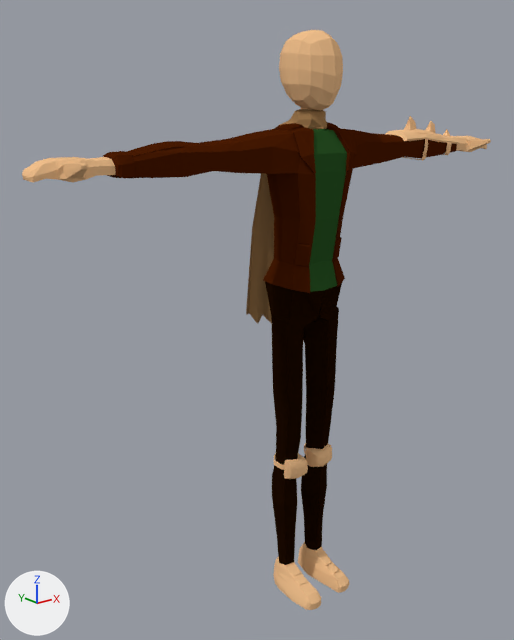
A saved change to the Blender file Models/MC_Model_Clothes.blend.
One viewpoint serves both versions: a 50 mm camera at (-5.44, -5.94, 2.57) aimed at (-0.43, 0.32, 0.06). Arrows for +X, +Y and +Z are at lower left; the lights stay in place.

The scene before the commit, as lines of its bpy script (objects in view):
```python
me_cube_002 = bpy.data.meshes.new('Cube.002')
me_cube_002.from_pydata(...)  # 3211 vertices, 3190 faces; spans x -3.2..3.2, y -0.65..0.45, z -3.48..3.24
# faces by material slot: [1964, 750, 87, 2, 2, 22, 9, 354]
me_cube_002.materials.append(mat_material_003)  # beige #f1c08c
me_cube_002.materials.append(mat_jacket)  # brown #4b1c03
me_cube_002.materials.append(mat_material_005)  # brown #a17c50
me_cube_002.materials.append(mat_jacket_pocket_fix)  # brown #4b1c03
me_cube_002.materials.append(mat_jacket_shoulder_fix)  # brown #4b1c03
me_cube_002.materials.append(mat_material_004)  # dark green #2a5526
me_cube_002.materials.append(mat_jacket_bottom_fix)  # brown #4b1c03
me_cube_002.materials.append(mat_material_006)  # black #1f0c01
ob_cube = bpy.data.objects.new('Cube', me_cube_002)
ob_cube.location = (0.0, 0.0, 0.0)
```
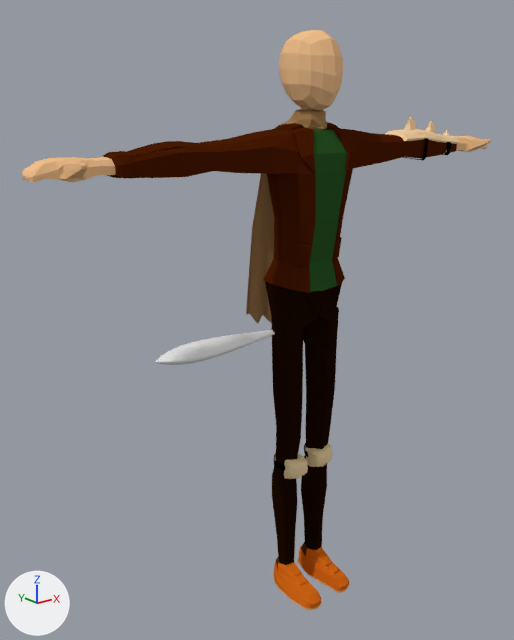
Pixel boxes [x1, y1, x2, y2] of what changed, in the pictures (514 x 640 px):
'bez_HairLock.000', added: after [154, 330, 275, 365]
part 1 of me_cube_002, recoloured: [386, 116, 459, 144] in both
part 2 of me_cube_002, recoloured: [402, 138, 451, 161] in both
part 3 of me_cube_002, recoloured: [284, 444, 332, 479] in both
part 4 of me_cube_002, recoloured: [274, 443, 308, 470] in both
part 5 of me_cube_002, recoloured (beige to orange): [274, 547, 349, 608] in both
part 6 of me_cube_002, recoloured (brown to orange): [273, 562, 349, 610] in both
part 7 of me_cube_002, recoloured: [276, 542, 307, 569] in both

The change, as a list of edits to the scene's bpy script:
```text
Add mat_material_010:
    mat_material_010 = diffuse_material('Material.010')
    mat_material_010.base_color = (0.0, 0.0, 0.0)  # black #000000
Add mat_gauntlet:
    mat_gauntlet = diffuse_material('Gauntlet')
    mat_gauntlet.base_color = (0.888, 0.619, 0.354)  # beige #f2cea1
Add mat_material_013:
    mat_material_013 = diffuse_material('Material.013')
    mat_material_013.base_color = (0.0985, 0.0263, 0.00374)  # brown #582d0c
Add mat_material_011:
    mat_material_011 = diffuse_material('Material.011')
    mat_material_011.base_color = (0.658, 0.133, 0.00754)  # orange #d46615
Add mat_material_012:
    mat_material_012 = diffuse_material('Material.012')
    mat_material_012.base_color = (0.8, 0.315, 0.0909)  # orange #e79855
Add mat_material_008:
    mat_material_008 = diffuse_material('Material.008')
    mat_material_008.base_color = (0.0, 0.0, 0.0)  # black #000000
Add mat_material_009:
    mat_material_009 = diffuse_material('Material.009')
    mat_material_009.base_color = (0.8, 0.623, 0.346)  # beige #e7cf9f
Change me_cube_002:
    remove me_cube_002.from_pydata(...)  # 3211 vertices, 3190 faces; spans x -3.2..3.2, y -0.65..0.45, z -3.48..3.24
    add me_cube_002.from_pydata(...)  # 3211 vertices, 3192 faces; spans x -3.2..3.2, y -0.65..0.45, z -3.48..3.24
    me_cube_002 part 1: 275 faces spanning x 1.37..2.52, y -0.24..0.14, z 1.99..2.35 switch from mat_material_003 (beige #f1c08c) to mat_gauntlet (beige #f2cea1)
    me_cube_002 part 2: 322 faces spanning x 1.66..2.35, y -0.25..0.12, z 1.82..2.09 switch from mat_material_003 (beige #f1c08c) to mat_material_008 (black #000000)
    me_cube_002 part 3: 193 faces spanning x -0.36..0.37, y -0.27..-0.02, z -1.88..-1.61 switch from mat_material_003 (beige #f1c08c) to mat_material_009 (beige #e7cf9f)
    me_cube_002 part 4: 36 faces spanning x -0.43..0.42, y -0.14..0.15, z -1.77..-1.63 switch from mat_material_003 (beige #f1c08c) to mat_material_010 (black #000000)
    me_cube_002 part 5: 202 faces spanning x -0.4..0.4, y -0.65..0.19, z -3.46..-3.12 switch from mat_material_003 (beige #f1c08c) to mat_material_011 (orange #d46615)
    me_cube_002 part 6: 29 faces spanning x -0.4..0.4, y -0.64..0.19, z -3.48..-3.44 switch from mat_material_003 (beige #f1c08c) to mat_material_012 (orange #e79855)
    me_cube_002 part 7: 28 faces spanning x -0.36..0.36, y -0.03..0.16, z -3.25..-3.11 switch from mat_material_003 (beige #f1c08c) to mat_material_013 (brown #582d0c)
Add cu_beziercurve:
    cu_beziercurve = bpy.data.curves.new('BezierCurve', 'CURVE')
    cu_beziercurve.dimensions = '3D'
    _sp = cu_beziercurve.splines.new('BEZIER'); _sp.bezier_points.add(1)
    _sp.bezier_points.foreach_set('co', [-0.00116, 0.0, 0.0, 1.999, 0.0, 0.0])
    _sp.bezier_points.foreach_set('handle_left', [-0.501, 0.0, 0.0, 0.999, 0.0, 0.0])
    _sp.bezier_points.foreach_set('handle_right', [0.499, 0.0, 0.0, 2.999, 0.0, 0.0])
    for _p, _l, _r in zip(_sp.bezier_points, ['ALIGNED', 'ALIGNED'], ['ALIGNED', 'ALIGNED']): _p.handle_left_type = _l; _p.handle_right_type = _r
    _sp.order_u = 0
    _sp.order_v = 0
    cu_beziercurve.use_path = True
    cu_beziercurve.use_path_clamp = True
    cu_beziercurve.bevel_mode = 'OBJECT'
    cu_beziercurve.bevel_resolution = 0
    cu_beziercurve.fill_mode = 'HALF'
    cu_beziercurve.bevel_object = ob_bez_bevela
    cu_beziercurve.taper_object = ob_bez_tapera
Add cu_beziercircle:
    cu_beziercircle = bpy.data.curves.new('BezierCircle', 'CURVE')
    cu_beziercircle.dimensions = '3D'
    _sp = cu_beziercircle.splines.new('BEZIER'); _sp.bezier_points.add(3)
    _sp.bezier_points.foreach_set('co', [-1.0, 0.0, 0.0, 0.0, 0.576, 0.0, 1.0, 0.0, 0.0, 0.0, -0.576, 0.0])
    _sp.bezier_points.foreach_set('handle_left', [-1.0, -0.256, 0.0, -0.318, 0.576, 0.0, 1.0, 0.281, 0.0, 0.318, -0.576, 0.0])
    _sp.bezier_points.foreach_set('handle_right', [-1.0, 0.256, 0.0, 0.318, 0.576, 0.0, 1.0, -0.281, 0.0, -0.318, -0.576, 0.0])
    for _p, _l, _r in zip(_sp.bezier_points, ['ALIGNED', 'ALIGNED', 'ALIGNED', 'ALIGNED'], ['ALIGNED', 'ALIGNED', 'ALIGNED', 'ALIGNED']): _p.handle_left_type = _l; _p.handle_right_type = _r
    _sp.order_u = 0
    _sp.order_v = 0
    _sp.use_cyclic_u = True
    cu_beziercircle.use_path = True
    cu_beziercircle.use_path_clamp = True
    cu_beziercircle.bevel_resolution = 0
    cu_beziercircle.fill_mode = 'HALF'
Add cu_beziercurve_001:
    cu_beziercurve_001 = bpy.data.curves.new('BezierCurve.001', 'CURVE')
    cu_beziercurve_001.dimensions = '3D'
    _sp = cu_beziercurve_001.splines.new('BEZIER'); _sp.bezier_points.add(1)
    _sp.bezier_points.foreach_set('co', [-1.0, 0.0, 0.0, 1.0, 0.0, 0.0])
    _sp.bezier_points.foreach_set('handle_left', [-1.577, -0.378, 0.158, 0.413, 0.0644, 0.0324])
    _sp.bezier_points.foreach_set('handle_right', [-0.423, 0.378, -0.158, 1.587, -0.0644, -0.0324])
    for _p, _l, _r in zip(_sp.bezier_points, ['ALIGNED', 'ALIGNED'], ['ALIGNED', 'ALIGNED']): _p.handle_left_type = _l; _p.handle_right_type = _r
    _sp.order_u = 0
    _sp.order_v = 0
    cu_beziercurve_001.use_path = True
    cu_beziercurve_001.use_path_clamp = True
    cu_beziercurve_001.bevel_resolution = 0
    cu_beziercurve_001.fill_mode = 'HALF'
Add ob_bez_hairlock_000:
    ob_bez_hairlock_000 = bpy.data.objects.new('bez_HairLock.000', cu_beziercurve)
    ob_bez_hairlock_000.location = (-2.02, 0.0, 0.0)
Add ob_bez_bevela:
    ob_bez_bevela = bpy.data.objects.new('BEZ_BevelA', cu_beziercircle)
    ob_bez_bevela.location = (-1.142, -2.286, 0.0)
Add ob_bez_tapera:
    ob_bez_tapera = bpy.data.objects.new('bez_taperA', cu_beziercurve_001)
    ob_bez_tapera.location = (-2.018, -1.05, 0.0)
```
